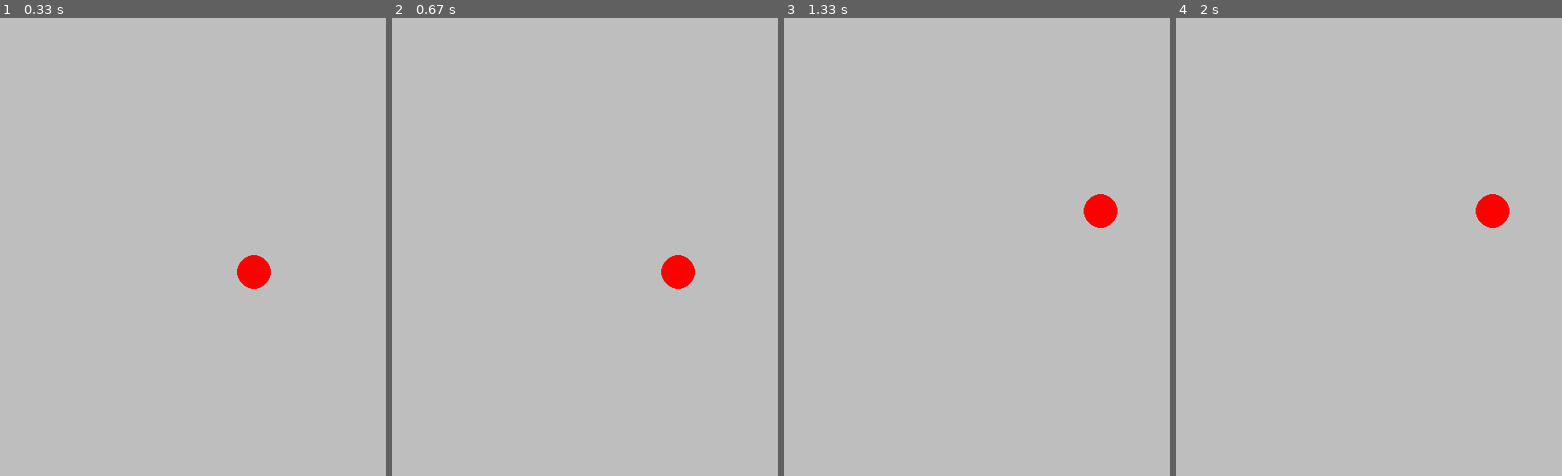
Above: before the commit, frames 1-4 (left to right).
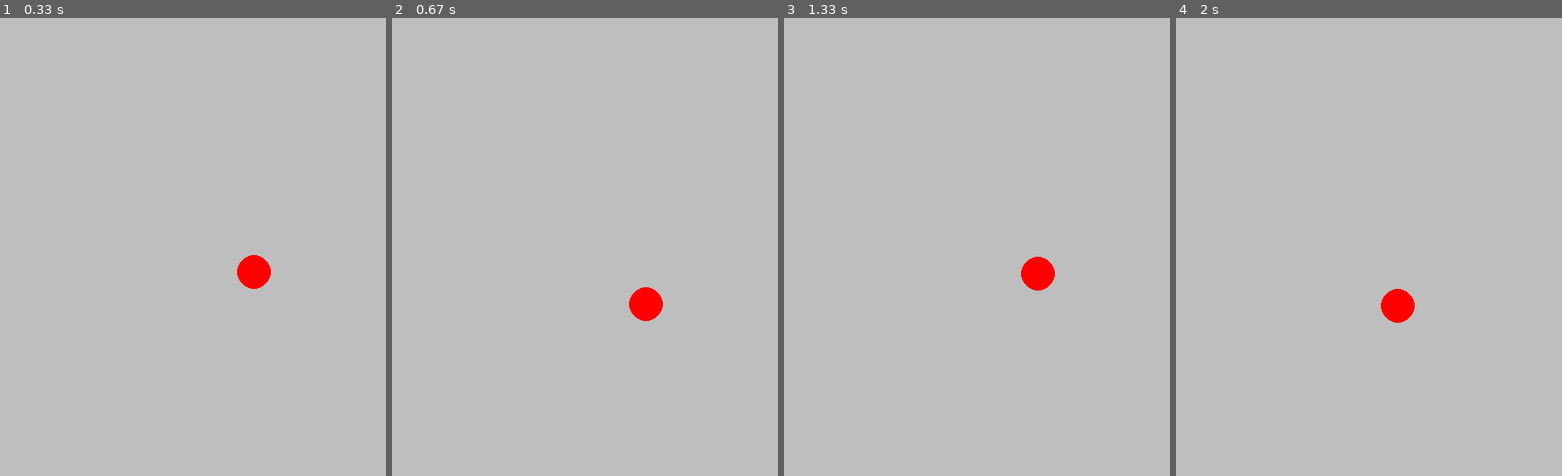
Above: after the commit, the same moments.

Repository: Romaric250/py-game
Game: pygame game, started from snake1.py
Two runs of this game, one before a commit and one after it. Both use one fixed random seed, a clock stepped at 60 frames per second and the inputs below.
Inputs:
- Up to frame 1 (0.33 s): no input
- Up to frame 2 (0.67 s): hold D from 0.33 s (still down)
- Up to frame 3 (1.33 s): release D at 0.8 s; hold W 0.83-1.13 s; hold D from 1.17 s (still down)
- Up to frame 4 (2 s): release D at 1.63 s; hold A from 1.67 s (still down)

Frame 1 is identical in both runs. In frame 2, 1.0% of the frame differs, in the area x 61-79%, y 51-67%; in frame 3, 1.0%; in frame 4, 1.0%.

Commit message:
stashing some changes

Diff:
--- a/snake1.py
+++ b/snake1.py
@@ -47,10 +47,10 @@
 
        IsEaterOutOfRange = SetBoundariesforEater(initialposition.x,initialposition.y)
        print(initialposition)
-       if initialposition.x >= 260 and initialposition.y <= 570:
+       if initialposition.y >= 580:
            continue
        else:
-          initialposition.y -= 2
+            initialposition.y += 2
 
     if keys[K_w]:
 
@@ -71,10 +71,13 @@
     if keys[K_d]:
        IsEaterOutOfRange = SetBoundariesforEater(initialposition.x,initialposition.y)
        print(initialposition)
+       print(initialposition)
+       if initialposition.y >= 580:
+           continue
+       else:
+          initialposition.y += 2
 
-       if IsEaterOutOfRange:
 
-        initialposition.x += 2
 
     if keys[K_a]:
        IsEaterOutOfRange = SetBoundariesforEater(initialposition.x,initialposition.y)
